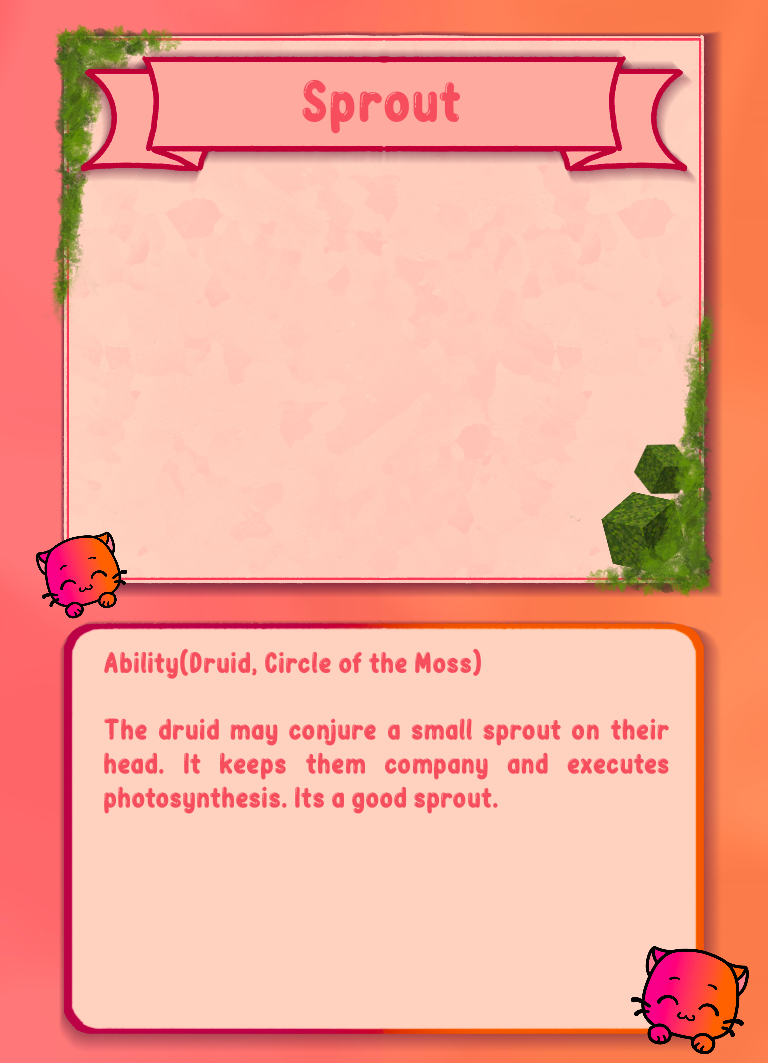
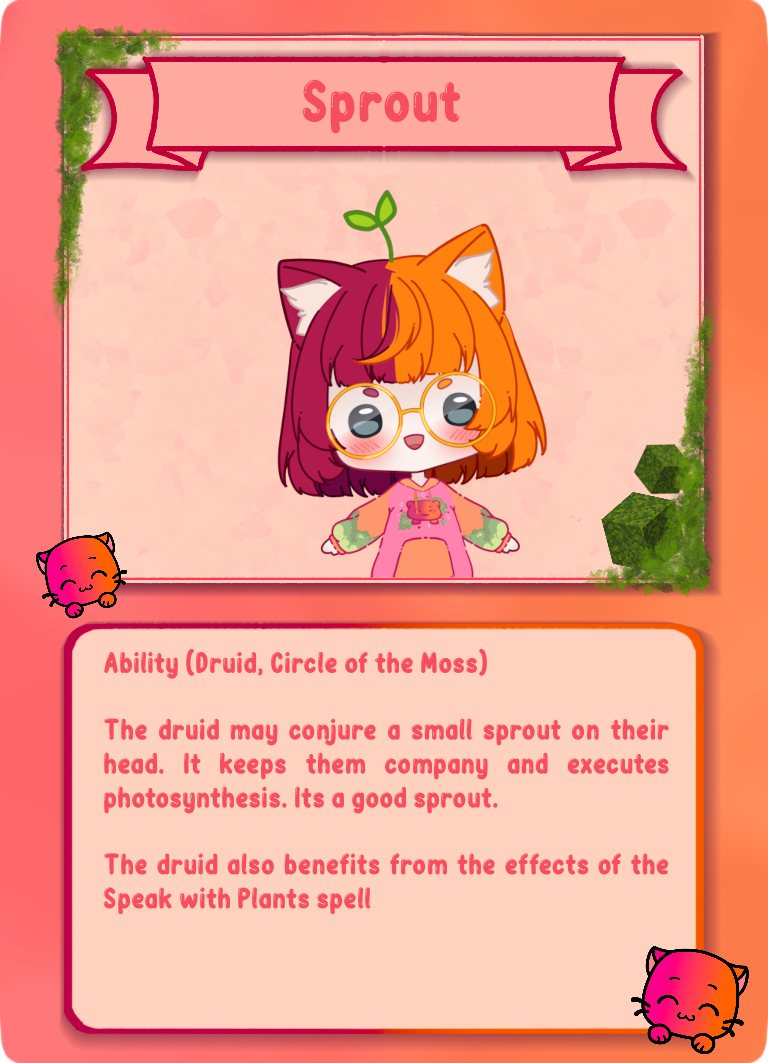
The second 768x1063 image is a revision of the first. Changes to its layers:
renamed "Ability(Druid, Circle of the M..." to "Ability (Druid, Circle of the ...", painted on it over [103, 648, 669, 915]
added layer "Sprout Image" above "Sprout" over [276, 189, 548, 578]
painted on "plainCardBackground.png" over [0, 0, 768, 1063]
